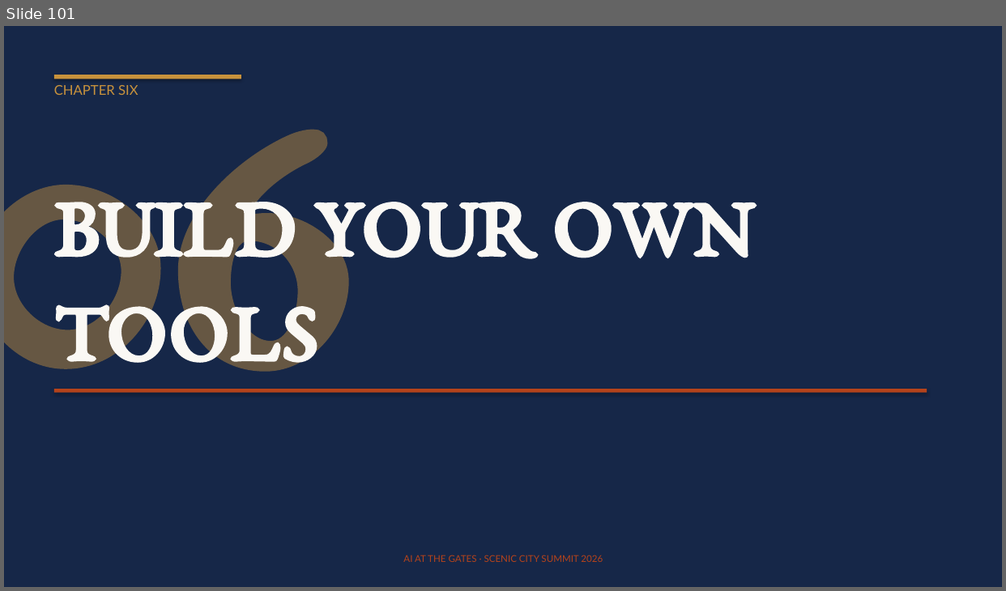
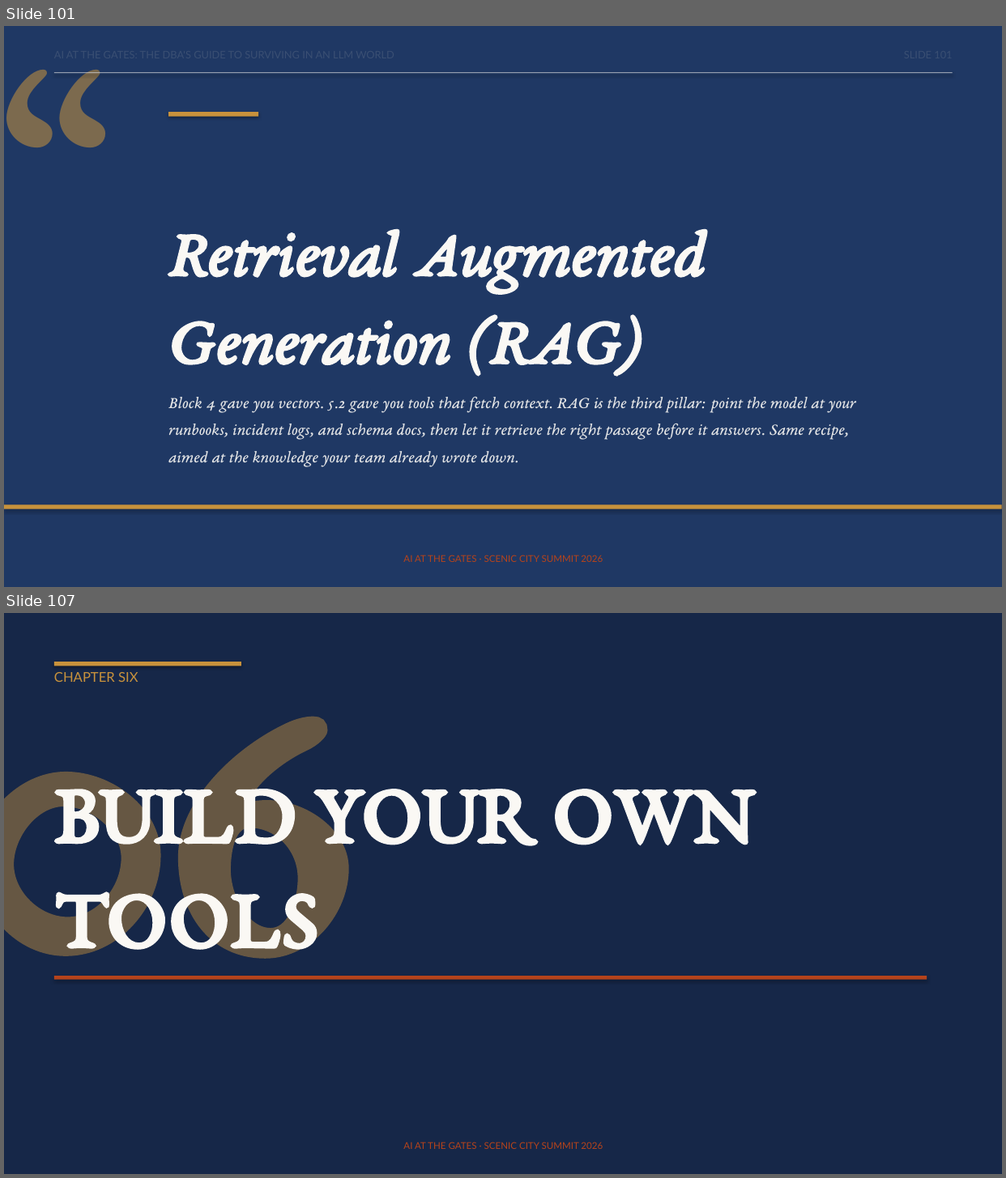
Before and after one commit to feaselkl/AI-at-the-Gates, a slide deck: slides/scenic-city-aigates-precon.pptx. Shown one above the other, each under a label of ours: slide 101 before the commit, slides 101 and 107 after it; the slides between them are not shown. The pictures are 1006x591 and 1006x1178 pixels, drawn with LibreOffice and Linux fonts; fonts in the diff are those of the drawing. Boxes give left, top, right and bottom in pixels: in the first picture for what was removed or moved away, otherwise in the second. Text is boxed around its words. In the diff, an @@ line names an element or a change of style, - is before the commit and + after.

```diff
--- a/slides/scenic-city-aigates-precon.pptx
+++ b/slides/scenic-city-aigates-precon.pptx
@@ slide 101 added at [4, 26, 1002, 587], background #1F3864; not listed: 1 template element that a slide beside it also shows @@
@@ text added at [4, 26, 334, 320], 260 pt, text #7C6A4E @@
+“
@@ rectangle added at [54, 72, 953, 73], fill #D3D5DA @@
@@ rectangle added at [168, 112, 258, 117], fill #C8923C @@
@@ text added at [168, 228, 705, 377], 64 pt, text #FAF8F4, bold, italic @@
+Retrieval Augmented Generation (RAG)
@@ text added at [168, 397, 856, 467], 16 pt, text #E4E5E6, italic @@
+Block 4 gave you vectors. 5.2 gave you tools that fetch context. RAG is the third pillar: point the model at your runbooks, incident logs, and schema docs, then let it retrieve the right passage before it answers. Same recipe, aimed at the knowledge your team already wrote down.
@@ rectangle added at [4, 506, 1002, 510], fill #C8923C @@
@@ what was slide 101 is now slide 107 @@
```
Also in this commit, not shown: 1 slide changed, 5 other slides added, 11 other files.
